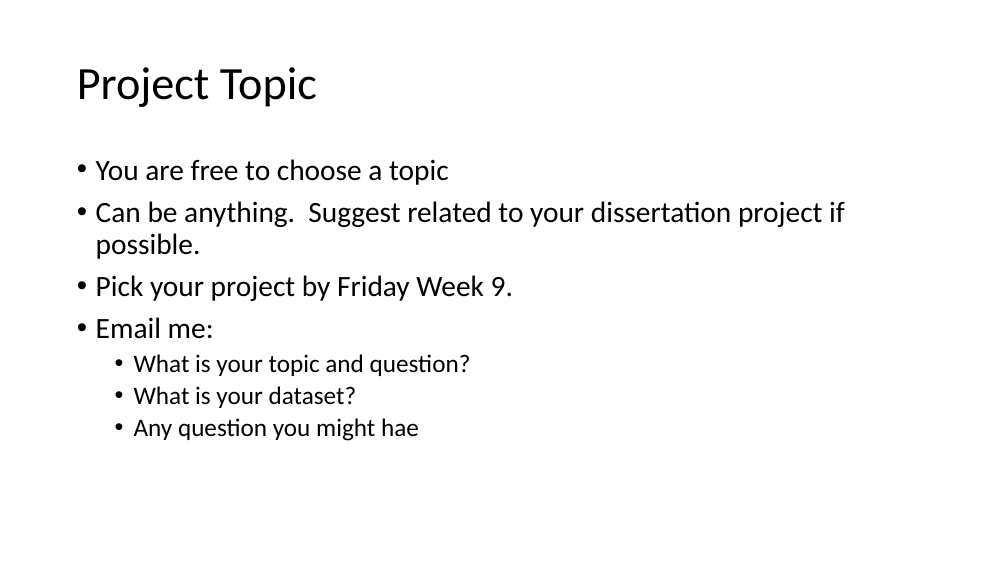
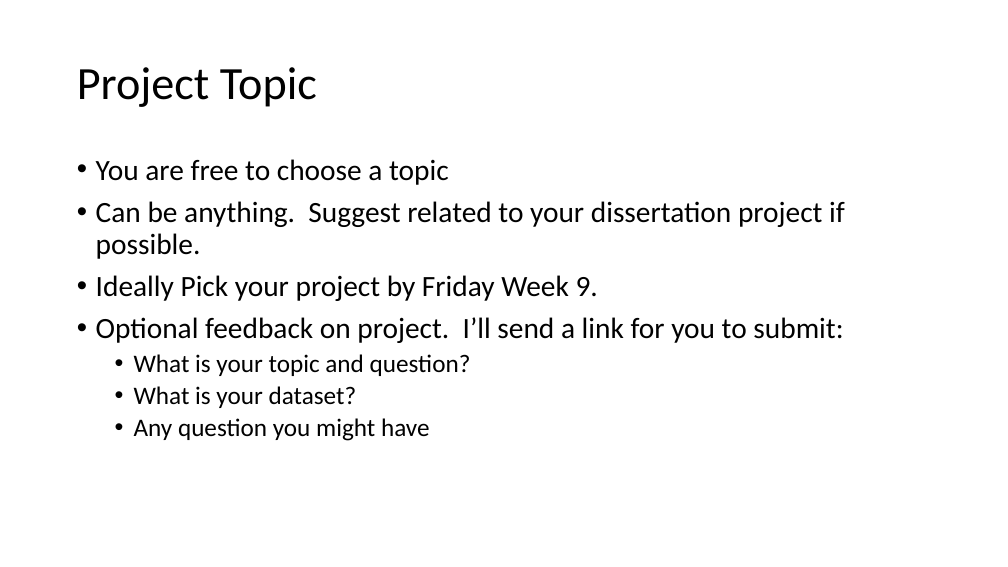
Before and after one commit to j-ales/PS4106_2024_25, a slide deck: slide 3 of slides/p4106 - projects.pptx. Drawn at 1008x567 pixels with LibreOffice and Linux fonts; fonts in the diff are those of the drawing. Boxes give left, top, right and bottom in pixels: in the first picture for what was removed or moved away, otherwise in the second. Text is boxed around its words. In the diff, an @@ line names an element or a change of style, - is before the commit and + after.

Commit message:
Added minor fixes to slides for projects

```diff
--- a/slides/p4106 - projects.pptx
+++ b/slides/p4106 - projects.pptx
@@ text at <box>96,275,843,343</box>: text changed @@
-• Pick your project by Friday Week 9.
-• Email me:
+• Ideally Pick your project by Friday Week 9.
+• Optional feedback on project. I’ll send a link for you to submit:
@@ text at <box>134,418,430,441</box>: text changed @@
-  • Any question you might hae
+  • Any question you might have
```
Also in this commit, not shown: 3 other slides changed.
